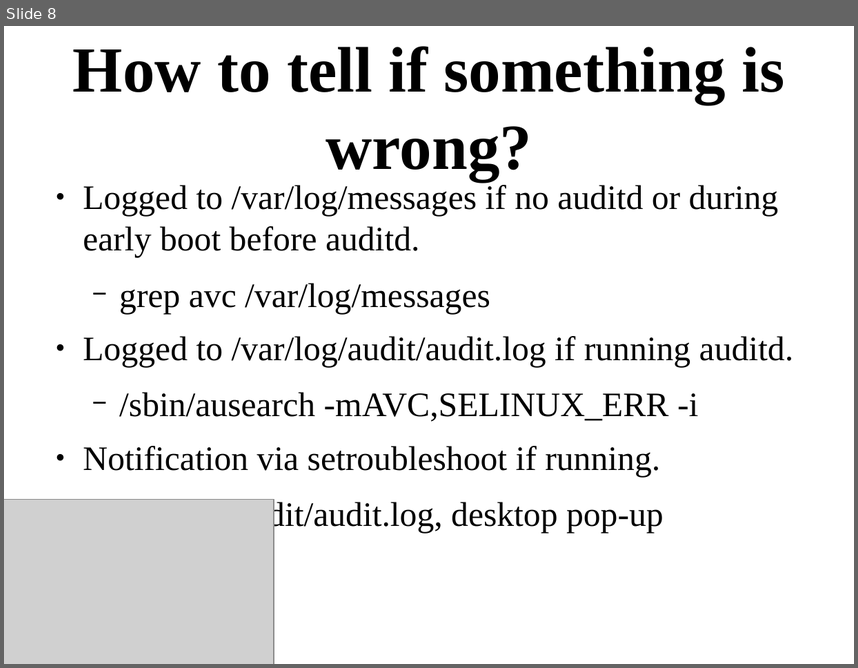
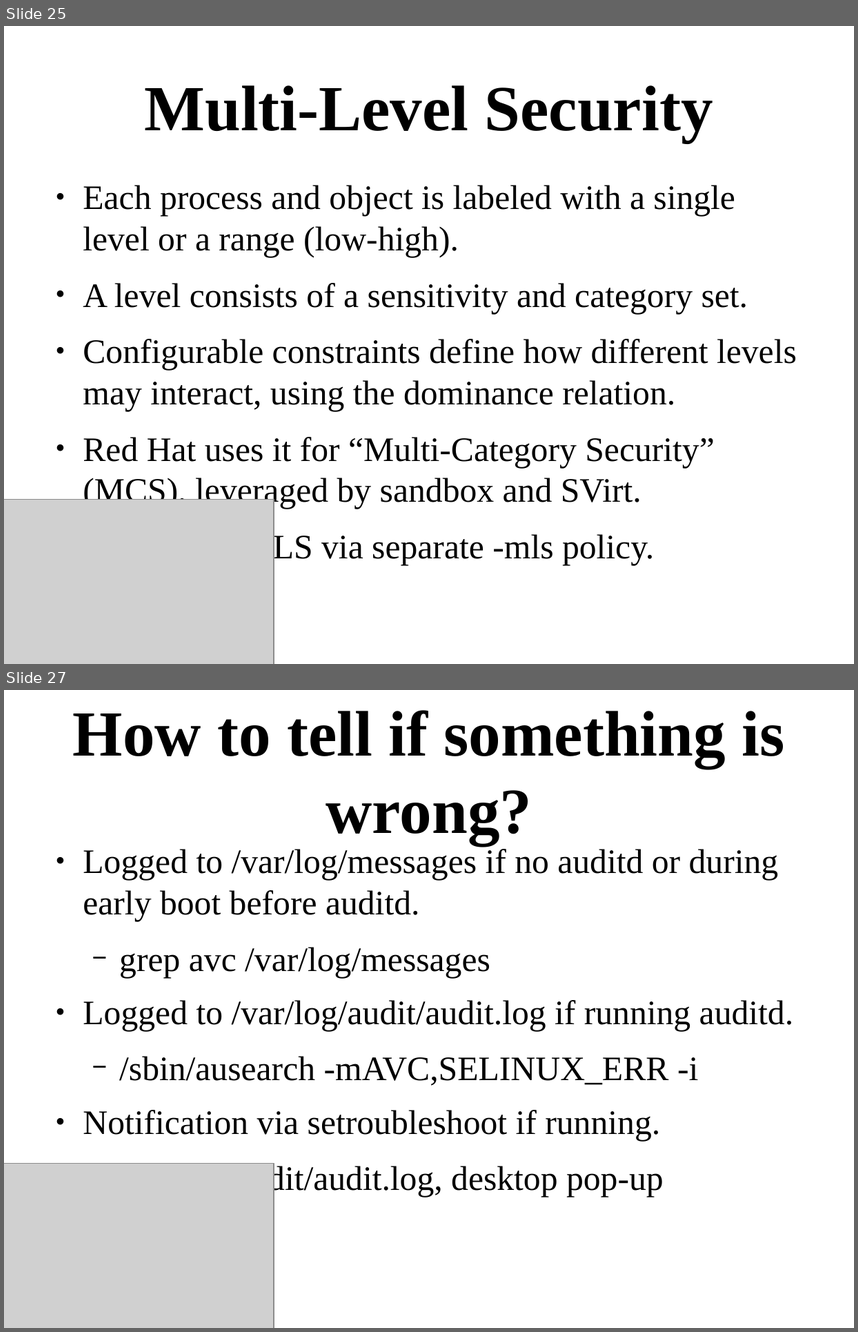
Before and after one commit to Frodox/SELinux-USNA-20150427, a slide deck: SELinux-USNA-20150427.odp. Shown one above the other, each under a label of ours: slide 8 before the commit, slides 25 and 27 after it; the slides between them are not shown. The pictures are 858x668 and 858x1332 pixels, drawn with LibreOffice and Linux fonts; fonts in the diff are those of the drawing; grey boxes stand for pictures. Boxes give left, top, right and bottom in pixels: in the first picture for what was removed or moved away, otherwise in the second. Text is boxed around its words. In the diff, an @@ line names an element or a change of style, - is before the commit and + after.

```diff
--- a/SELinux-USNA-20150427.odp
+++ b/SELinux-USNA-20150427.odp
@@ slide 25 added at (x1=4, y1=26, x2=854, y2=664), background #FFFFFF @@
@@ title added at (x1=144, y1=85, x2=713, y2=142), 60 pt, text #000000, bold @@
+Multi-Level Security
@@ text added at (x1=83, y1=185, x2=797, y2=565), 32 pt, text #000000 @@
+● Each process and object is labeled with a single level or a range (low-high).
+● A level consists of a sensitivity and category set.
+● Configurable constraints define how different levels may interact, using the dominance relation.
+● Red Hat uses it for “Multi-Category Security” (MCS), leveraged by sandbox and SVirt.
+● Traditional MLS via separate -mls policy.
@@ picture added at (x1=4, y1=499, x2=274, y2=664) @@
@@ what was slide 8 is now slide 27 @@
```
Also in this commit, not shown: 2 slides changed, 26 other slides added, 1 slide removed.
